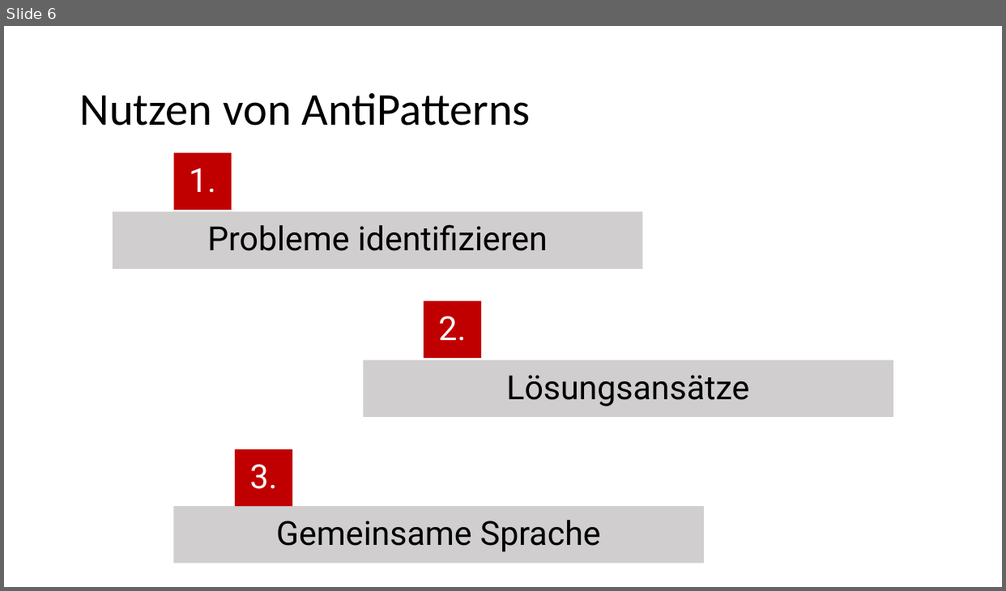
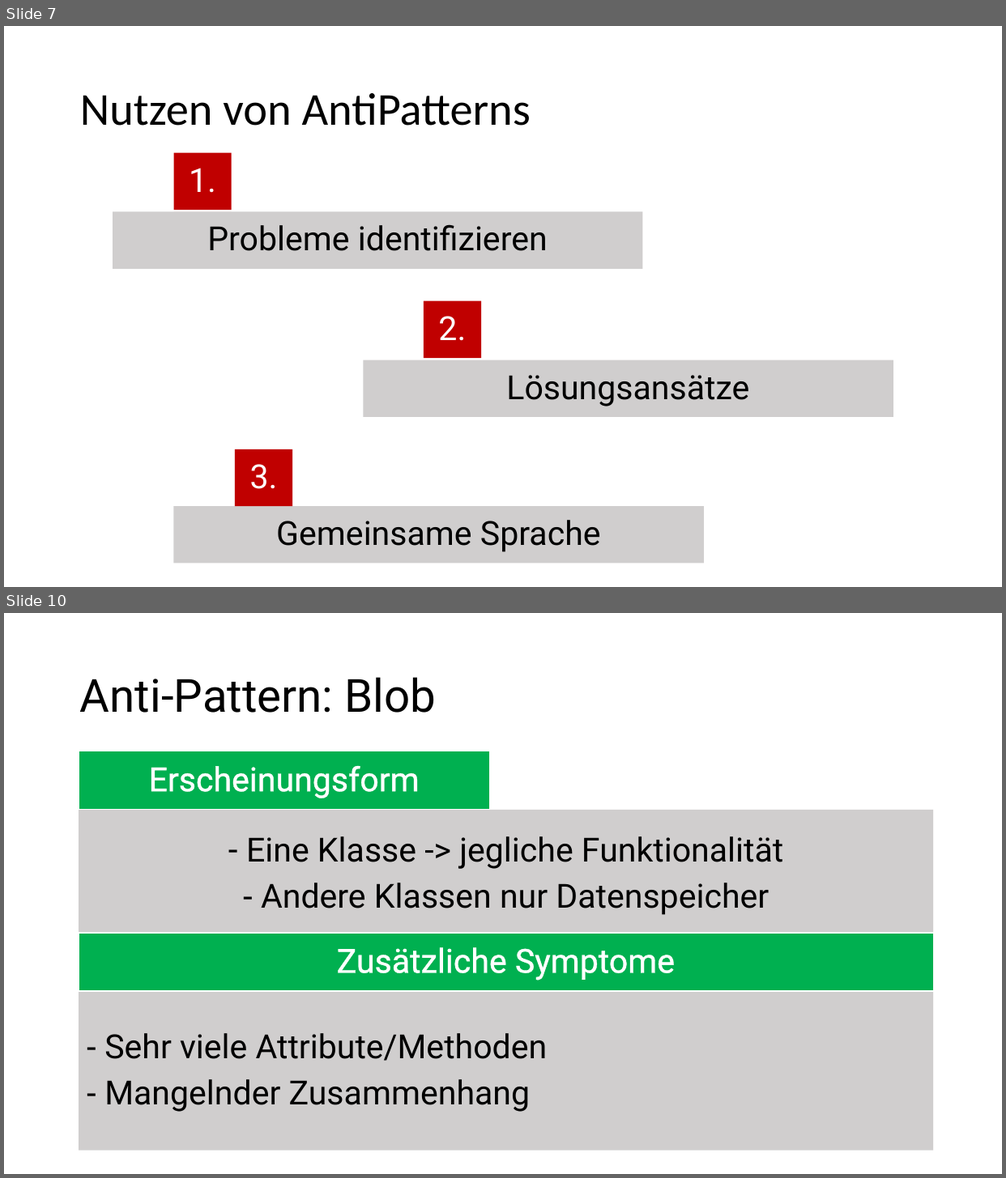
Before and after one commit to tkrieger/AntiPatterns, a slide deck: pres_antipatterns.pptx. Shown one above the other, each under a label of ours: slide 6 before the commit, slides 7 and 10 after it; the slides between them are not shown. The pictures are 1006x591 and 1006x1178 pixels, drawn with LibreOffice and Linux fonts; fonts in the diff are those of the drawing. Boxes give left, top, right and bottom in pixels: in the first picture for what was removed or moved away, otherwise in the second. Text is boxed around its words. In the diff, an @@ line names an element or a change of style, - is before the commit and + after.

```diff
--- a/pres_antipatterns.pptx
+++ b/pres_antipatterns.pptx
@@ slide 10 added at bbox=[4, 613, 1002, 1174], background #FFFFFF @@
@@ title added at bbox=[80, 677, 436, 713], 44 pt, text #000000 @@
+Anti-Pattern: Blob
@@ rectangle added at bbox=[79, 752, 491, 810], fill #00B050, outline #FFFFFF 1 pt, 32 pt, text #FFFFFF @@
+Erscheinungsform
@@ rectangle added at bbox=[79, 810, 934, 934], fill #D0CECE, 32 pt, text #000000 @@
+– Eine Klasse -> jegliche Funktionalität
+– Andere Klassen nur Datenspeicher
@@ rectangle added at bbox=[79, 934, 934, 992], fill #00B050, outline #FFFFFF 1 pt, 32 pt, text #FFFFFF @@
+Zusätzliche Symptome
@@ rectangle added at bbox=[79, 993, 934, 1152], fill #D0CECE, 32 pt, text #000000 @@
+– Sehr viele Attribute/Methoden
+– Mangelnder Zusammenhang
@@ what was slide 6 is now slide 7 @@
```
Also in this commit, not shown: 3 slides changed, 18 other slides added, 4 other files.
